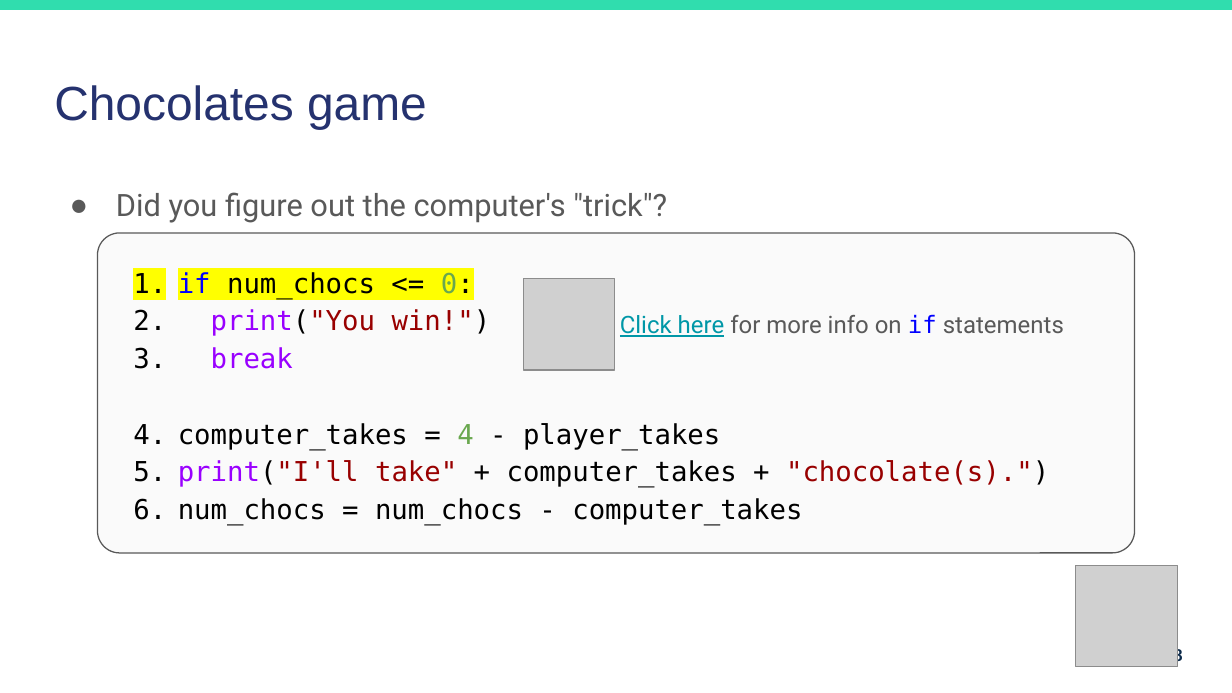
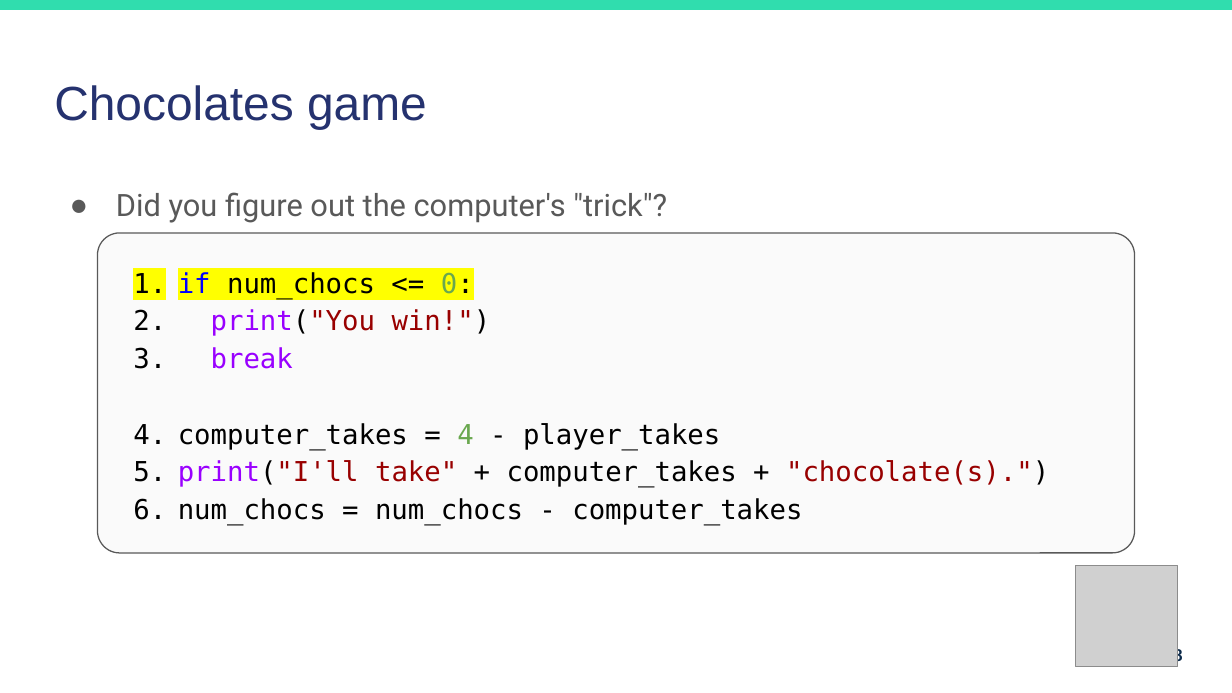
Before and after one commit to duari132/6iec-intermediate-coding, a slide deck: slide 58 of Lesson-2-Integers-and-Strings/Lesson-2-Integers-and-Strings.pptx. Drawn at 1232x693 pixels with LibreOffice and Linux fonts; fonts in the diff are those of the drawing; grey boxes stand for pictures. Boxes give left, top, right and bottom in pixels: in the first picture for what was removed or moved away, otherwise in the second. Text is boxed around its words. In the diff, an @@ line names an element or a change of style, - is before the commit and + after.

```diff
--- a/Lesson-2-Integers-and-Strings/Lesson-2-Integers-and-Strings.pptx
+++ b/Lesson-2-Integers-and-Strings/Lesson-2-Integers-and-Strings.pptx
@@ picture removed at bbox=[524, 278, 615, 370] @@
@@ text removed at bbox=[620, 314, 1064, 337] @@
-Click here for more info on if statements
```
Also in this commit, not shown: 5 other slides changed.
